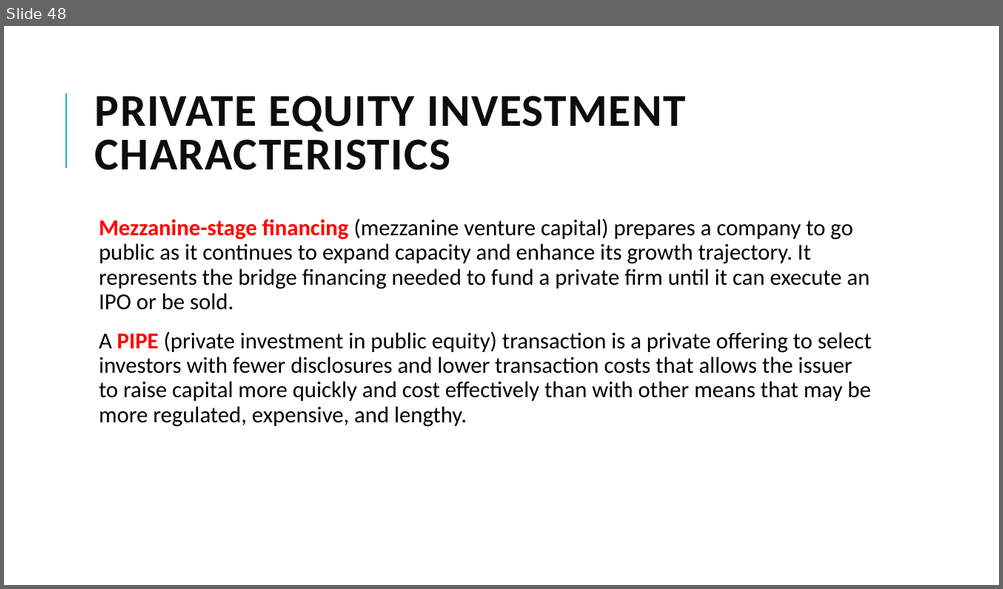
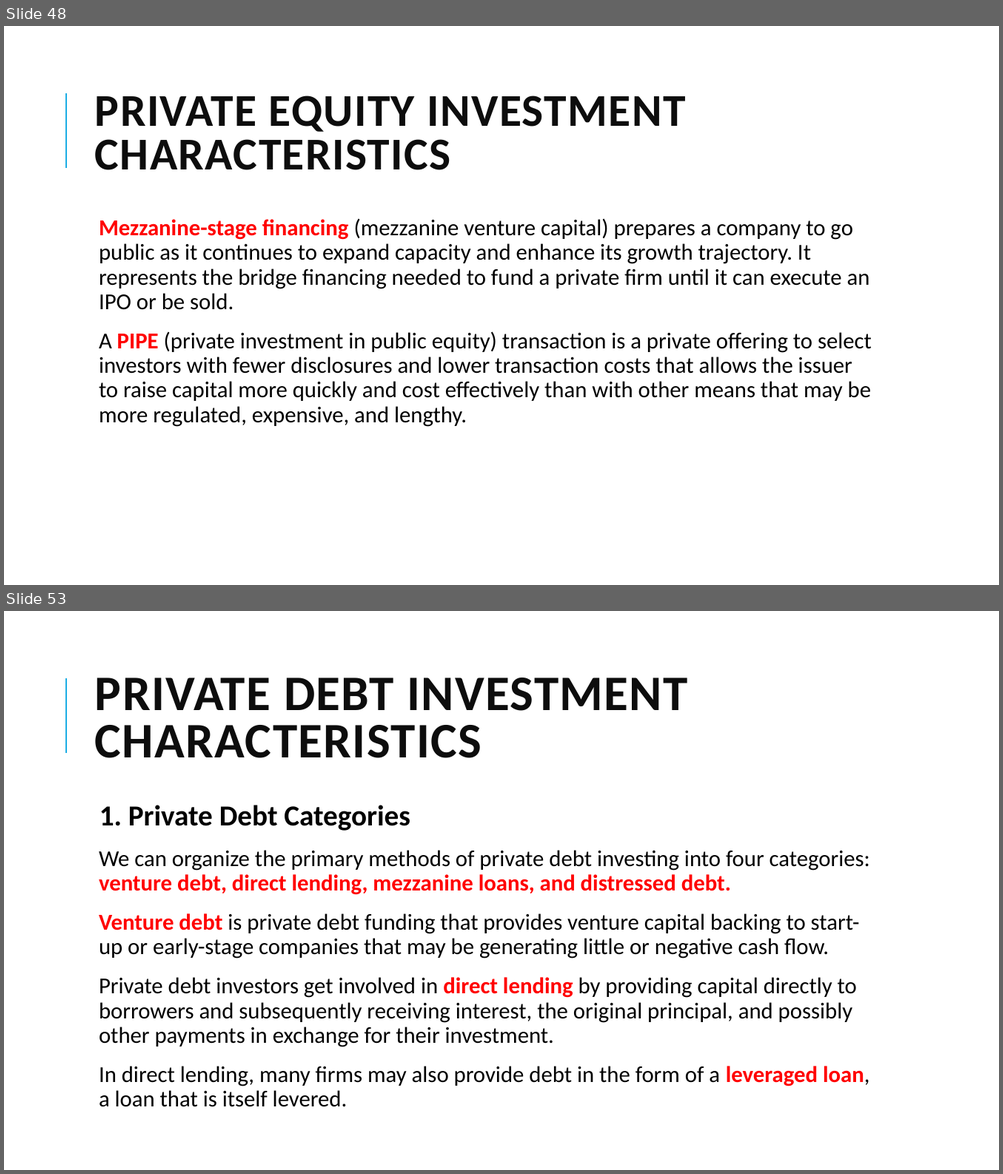
Before and after one commit to Isco0530/data, a slide deck: 2024Alternative.pptx. Shown one above the other, each under a label of ours: slide 48 before the commit, slides 48 and 53 after it; the slides between them are not shown. The pictures are 1003x589 and 1003x1174 pixels, drawn with LibreOffice and Linux fonts; fonts in the diff are those of the drawing. Boxes give left, top, right and bottom in pixels: in the first picture for what was removed or moved away, otherwise in the second. Text is boxed around its words. In the diff, an @@ line names an element or a change of style, - is before the commit and + after.

```diff
--- a/2024Alternative.pptx
+++ b/2024Alternative.pptx
@@ slide 53 added at box(4, 611, 999, 1170), background #FFFFFF; not listed: 1 template element that a slide beside it also shows @@
@@ title added at box(95, 678, 687, 758), 48 pt, text #0D0D0D, bold @@
+PRIVATE DEBT INVESTMENT
+CHARACTERISTICS
@@ text added at box(99, 805, 870, 1108), 22 pt, text #000000 @@
+  1. Private Debt Categories
+  We can organize the primary methods of private debt investing into four categories: venture debt, direct lending, mezzanine loans, and distressed debt.
+  Venture debt is private debt funding that provides venture capital backing to start-up or early-stage companies that may be generating little or negative cash flow.
+  Private debt investors get involved in direct lending by providing capital directly to borrowers and subsequently receiving interest, the original principal, and possibly other payments in exchange for their investment.
+  In direct lending, many firms may also provide debt in the form of a leveraged loan, a loan that is itself levered.
```
Also in this commit, not shown: 4 slides changed, 7 other slides added.
